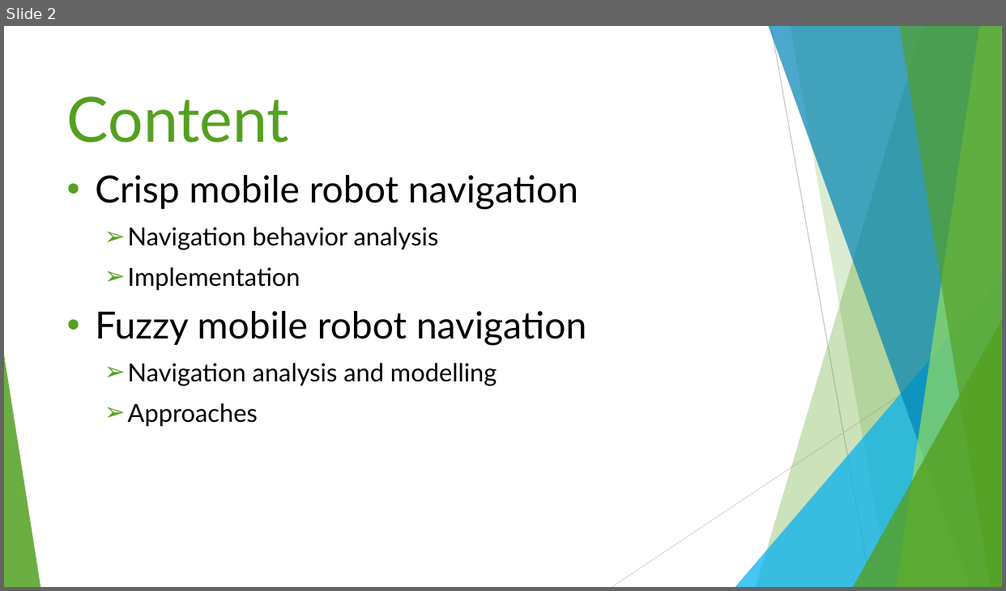
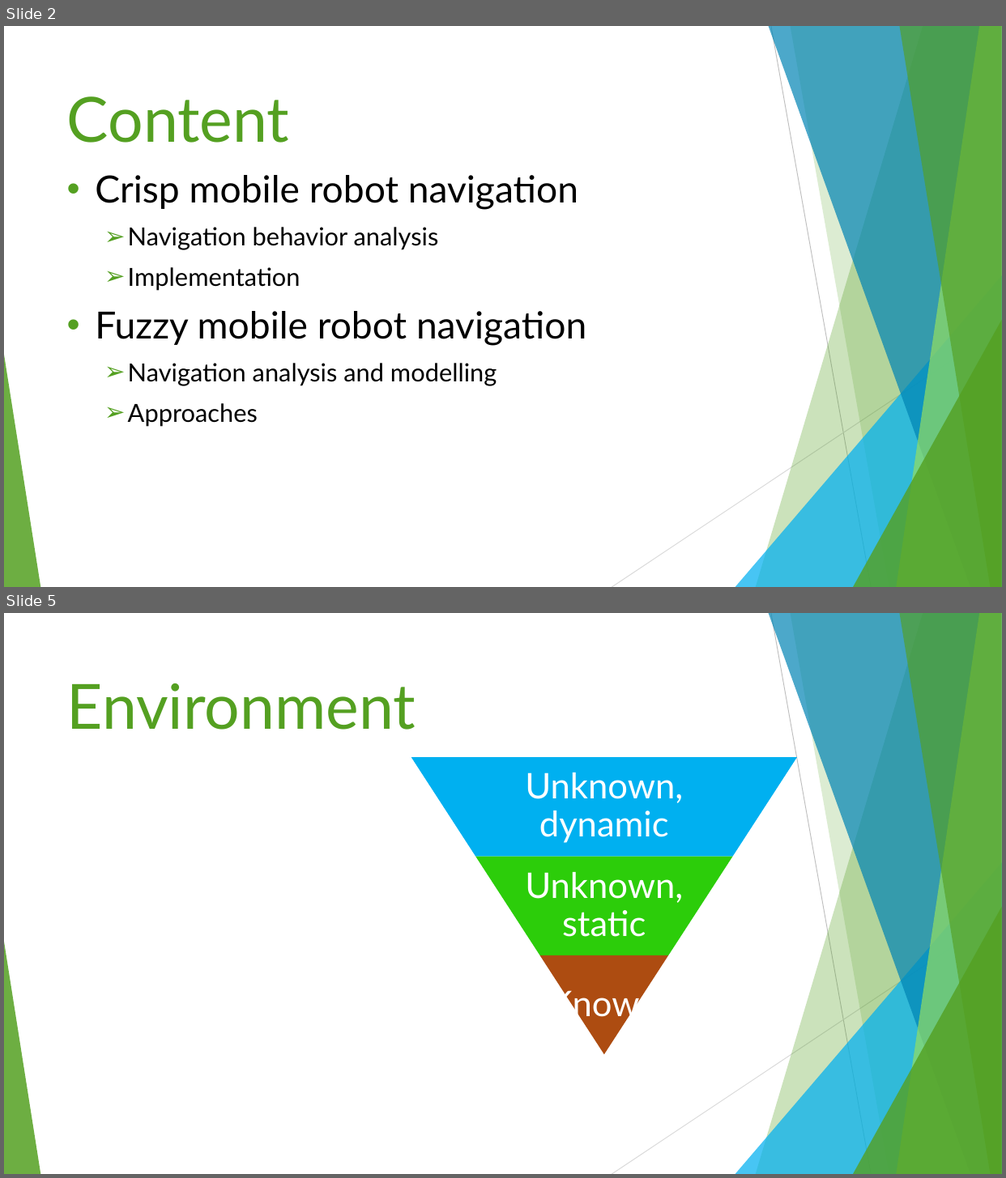
Before and after one commit to BenChurch/Winter2017, a slide deck: CISC870/Presentation/Church.pptx. Shown one above the other, each under a label of ours: slide 2 before the commit, slides 2 and 5 after it; the slides between them are not shown. The pictures are 1006x591 and 1006x1178 pixels, drawn with LibreOffice and Linux fonts; fonts in the diff are those of the drawing. Boxes give left, top, right and bottom in pixels: in the first picture for what was removed or moved away, otherwise in the second. Text is boxed around its words. In the diff, an @@ line names an element or a change of style, - is before the commit and + after.

```diff
--- a/CISC870/Presentation/Church.pptx
+++ b/CISC870/Presentation/Church.pptx
@@ slide 5 added at (4,613,1002,1174), background #FFFFFF; not listed: 10 template elements that a slide beside it also shows @@
@@ title added at (67,683,416,730), 60 pt, text #54A021 @@
+Environment
@@ group added at (411,757,797,1054): 3 trapezoids, 3 texts @@
+Unknown, dynamic
+Unknown, static
+Known
```
Also in this commit, not shown: 1 slide changed, 2 other slides added, 1 slide removed, 7 other files.
